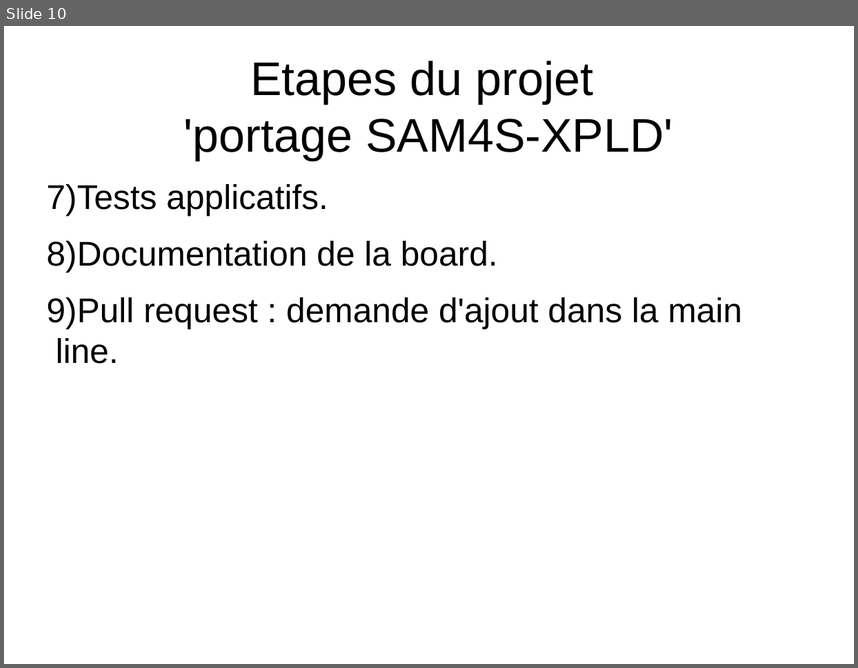
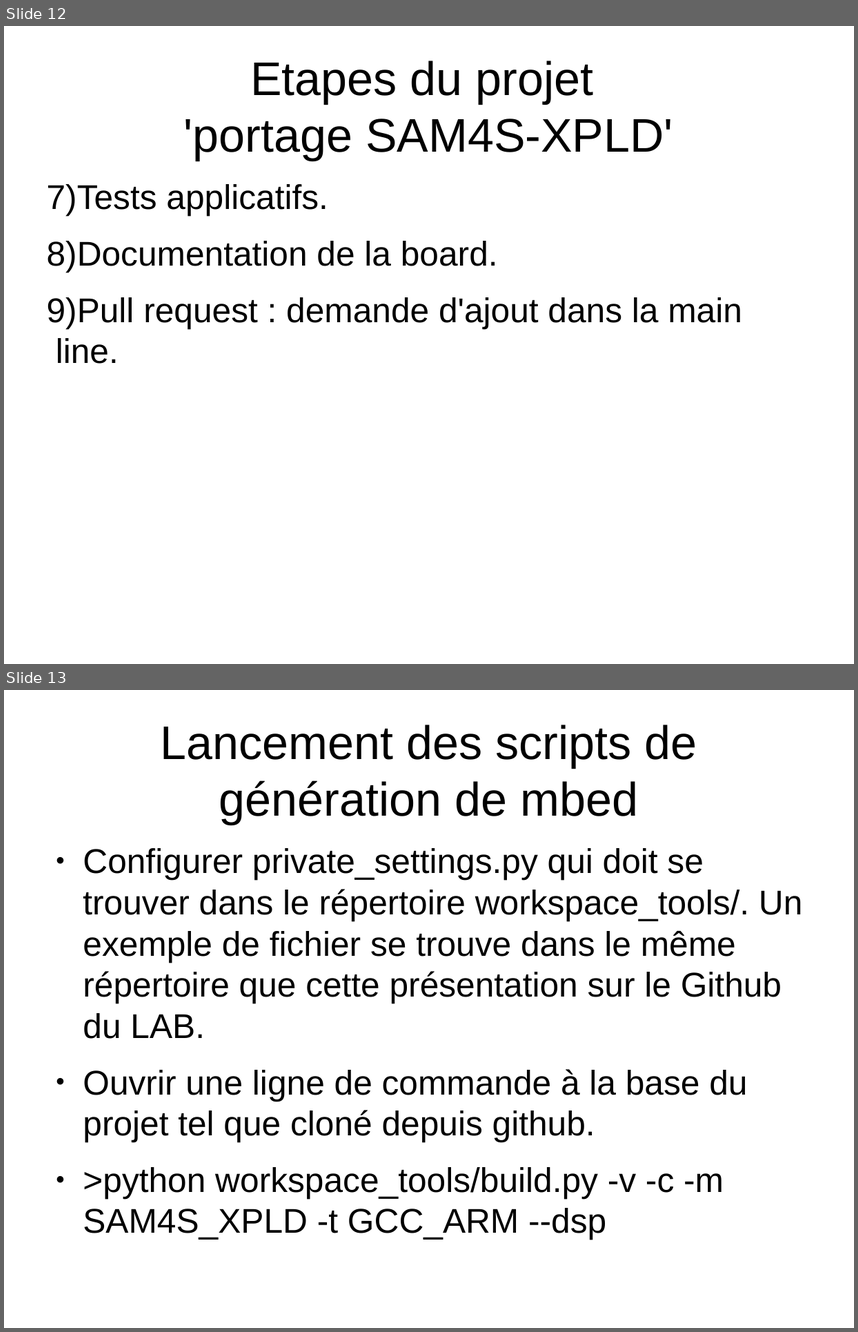
Before and after one commit to LabAixBidouille/EmbeddedTeam, a slide deck: how-to/how-to contribute to mbed.odp. Shown one above the other, each under a label of ours: slide 10 before the commit, slides 12 and 13 after it. The pictures are 858x668 and 858x1332 pixels, drawn with LibreOffice and Linux fonts; fonts in the diff are those of the drawing. Boxes give left, top, right and bottom in pixels: in the first picture for what was removed or moved away, otherwise in the second. Text is boxed around its words. In the diff, an @@ line names an element or a change of style, - is before the commit and + after.

Commit message:
[ET] documentation improvement: python, gcc, tests

```diff
--- a/how-to/how-to contribute to mbed.odp
+++ b/how-to/how-to contribute to mbed.odp
@@ slide 13 added at (4, 690, 854, 1328), background #FFFFFF @@
@@ title added at (160, 724, 697, 824), 44 pt, text #000000 @@
+Lancement des scripts de génération de mbed
@@ text added at (83, 848, 802, 1198), 32 pt, text #000000 @@
+● Configurer private_settings.py qui doit se trouver dans le répertoire workspace_tools/. Un exemple de fichier se trouve dans le même répertoire que cette présentation sur le Github du LAB.
+● Ouvrir une ligne de commande à la base du projet tel que cloné depuis github.
+● >python workspace_tools/build.py -v -c -m SAM4S_XPLD -t GCC_ARM --dsp
@@ what was slide 10 is now slide 12 @@
```
Also in this commit, not shown: 1 slide changed, 2 other slides added, 2 other files.
